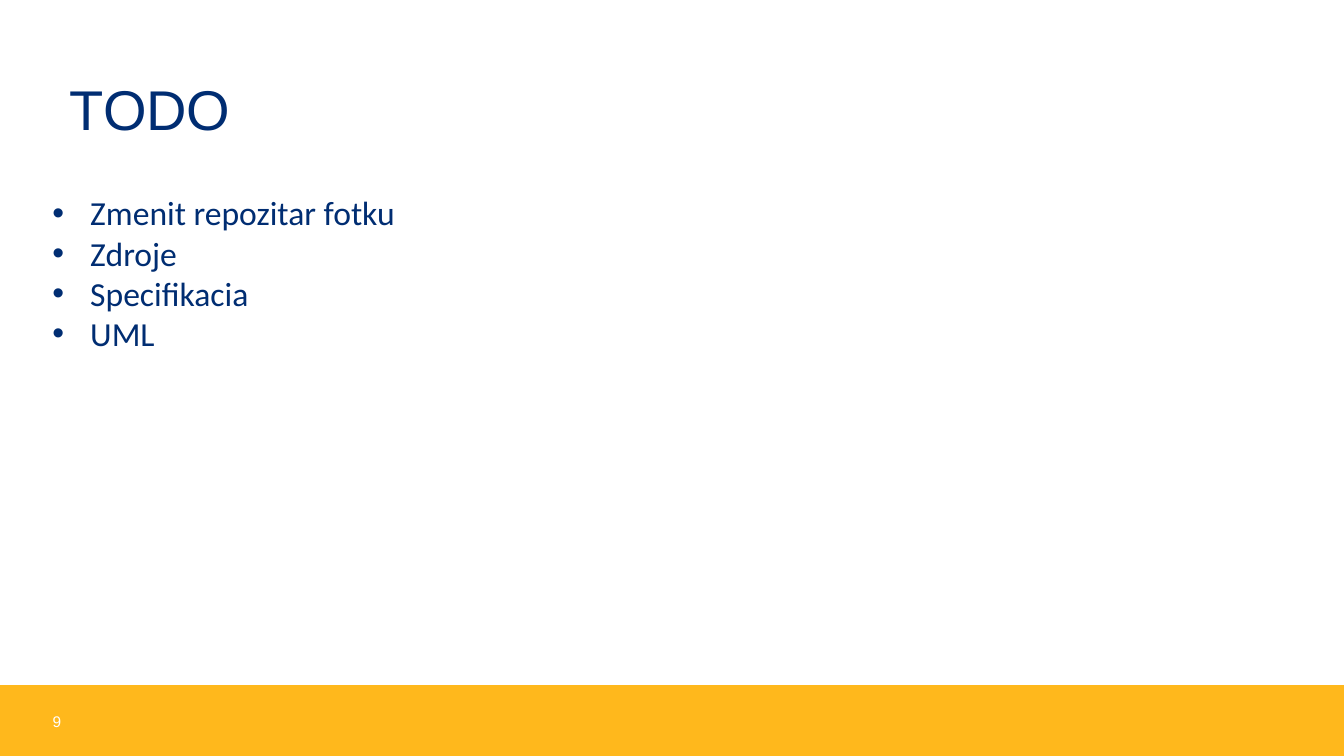
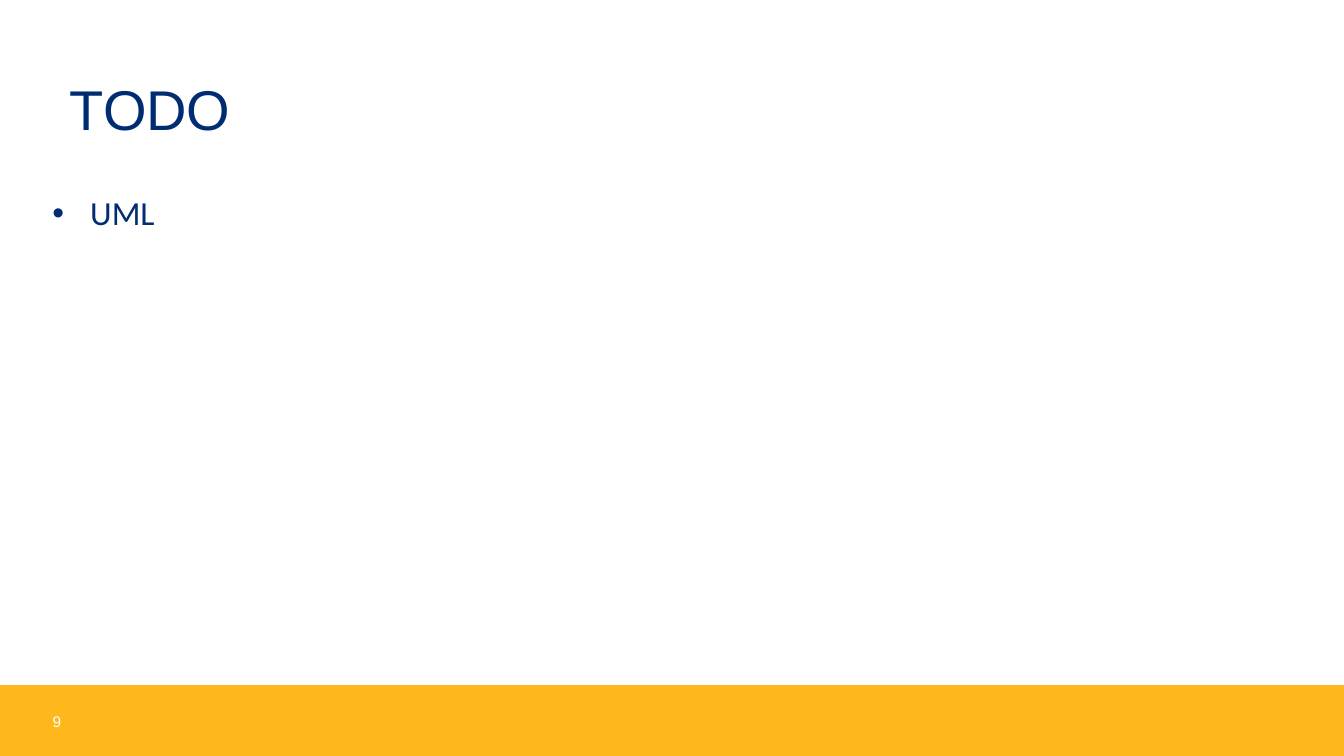
Before and after one commit to MilanOzaniak/Frogger_STV_16, a slide deck: slide 9 of technicka dokumentacia a prezentacia/Prezentácia Frogger.pptx. Drawn at 1344x756 pixels with LibreOffice and Linux fonts; fonts in the diff are those of the drawing; background and template pictures are left out. Boxes give left, top, right and bottom in pixels: in the first picture for what was removed or moved away, otherwise in the second. Text is boxed around its words. In the diff, an @@ line names an element or a change of style, - is before the commit and + after.

```diff
--- a/technicka dokumentacia a prezentacia/Prezentácia Frogger.pptx
+++ b/technicka dokumentacia a prezentacia/Prezentácia Frogger.pptx
@@ text at (90,201,395,312): paragraphs removed @@
-• Zmenit repozitar fotku
-• Zdroje
-• Specifikacia
```
Also in this commit, not shown: 1 other slide changed, 3 slides added, 2 slides removed, 1 other file.
